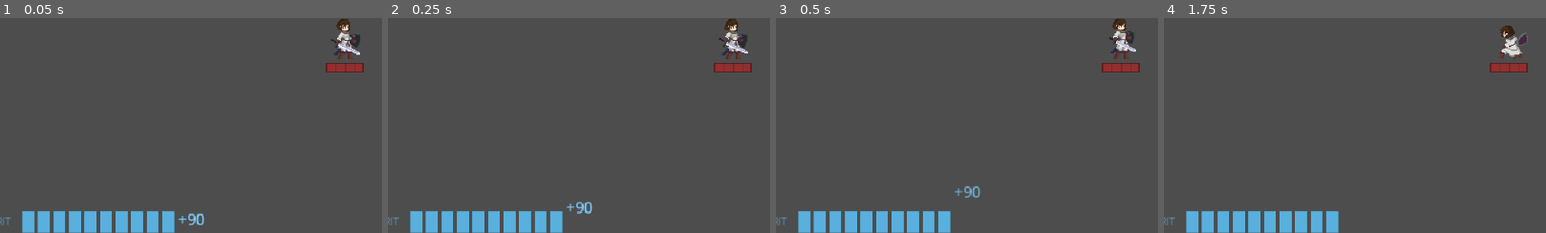
Above: before the commit, frames 1-4 (left to right).
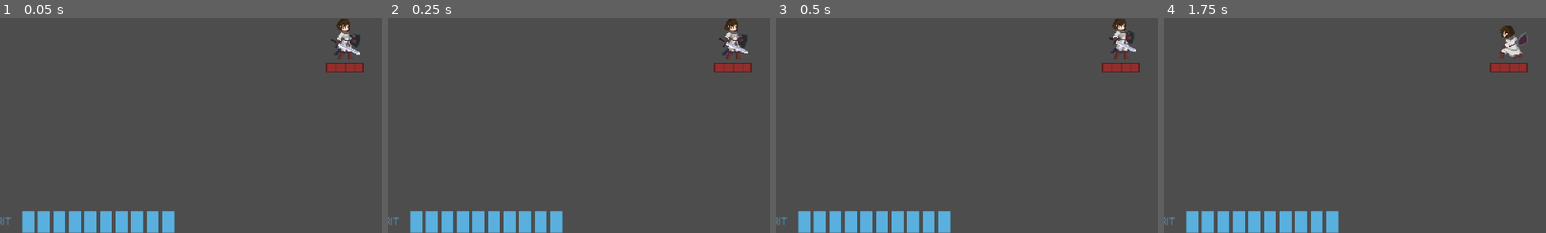
Above: after the commit, the same moments.

Repository: seancl8611/oathbound
Game: Godot game, scene res://Player/aspect_player.tscn
Two runs of this game, one before a commit and one after it. Both use one fixed random seed, a clock stepped at 60 frames per second and the inputs below. This scene is started directly instead of the project's main scene. Sound files missing from this copy of the repository are replaced by a short silence.
Inputs (mouse positions are % of the whole screen's width and height, from its top left):
- Up to frame 1 (0.05 s): no input
- Up to frame 2 (0.25 s): no input
- Up to frame 3 (0.5 s): no input
- Up to frame 4 (1.75 s): move the mouse to (72, 45) at 0.52 s; press the mouse at (72, 45) at 0.53 s; hold D (right) 0.53-1.28 s; tap F (prosthetic) at 0.8, 1.35 s; move the mouse to (30, 55) at 1.27 s; release the mouse at (30, 55) at 1.28 s; hold S (down) from 1.28 s (still down); click (30, 55) at 1.55 s
The pictures show only the part of the screen within x 5-55%, y 45-95%; the shares and areas given below are measured in that part.

The runs differ from the first frame. In frame 1, 0.2% of the frame differs, in the area x 46-54%, y 90-97%; in frame 2, 0.2%, in the area x 46-54%, y 85-92%; in frame 3, 0.2%; in frame 4, nothing differs.

Commit message:
Install current Prosthetic executor on canonical Player

Diff:
--- a/game/oathbound/Player/OathboundCombatPlayer.gd
+++ b/game/oathbound/Player/OathboundCombatPlayer.gd
@@ -5,13 +5,46 @@
 ## of preserving the last movement vector while Akio stands still and blocks.
 ## Hushiro's explicit posture-break runtime marker is also accepted as a Deathblow
 ## target so imported family-specific readiness methods cannot hide a valid break.
+## This layer also installs the current Prosthetic executor before the inherited Player
+## child nodes reach _ready(), keeping legacy scene structure while giving the live run
+## one explicit Prosthetic combat authority.
 
 const DEFENSIVE_AIM_MIN_DISTANCE: float = 6.0
+const CURRENT_PROSTHETIC_EXECUTOR_SCRIPT: Script = preload("res://Core/Prosthetics/OathboundProstheticExecutor.gd")
+const EXPECTED_PROSTHETIC_EXECUTOR_SCRIPT: String = "res://Core/Prosthetics/OathboundProstheticExecutor.gd"
+
+
+func _enter_tree() -> void:
+	var executor_node: Node = get_node_or_null("ProstheticExecutor")
+	if executor_node == null:
+		push_error("[OathboundCombatPlayer] ProstheticExecutor child missing before ready")
+		return
+	executor_node.set_script(CURRENT_PROSTHETIC_EXECUTOR_SCRIPT)
 
 
 func _ready() -> void:
 	super._ready()
-	print("[OathboundCombatPlayer] v1.1 - canonical Aspect Player + defensive aim/deathblow bridge")
+	_assert_prosthetic_runtime()
+	print("[OathboundCombatPlayer] v1.2 - canonical Aspect Player + defense/deathblow/Prosthetic bridge")
+
+
+func _assert_prosthetic_runtime() -> void:
+	if prosthetic_executor == null:
+		push_error("[OathboundCombatPlayer] Current Prosthetic executor missing")
+		return
+	var script_path: String = ""
+	var script_value: Variant = prosthetic_executor.get_script()
+	if script_value is Script:
+		script_path = (script_value as Script).resource_path
+	print("[OathboundCombatPlayer] prosthetic_executor script=%s" % script_path)
+	if script_path != EXPECTED_PROSTHETIC_EXECUTOR_SCRIPT:
+		push_error("[OathboundCombatPlayer] Wrong Prosthetic executor script: %s" % script_path)
+	if typeof(CombatTelemetry) == TYPE_OBJECT and CombatTelemetry.is_capturing():
+		CombatTelemetry.record_event("prosthetic_executor_assigned", {
+			"script": script_path,
+			"expected": EXPECTED_PROSTHETIC_EXECUTOR_SCRIPT,
+			"matches_expected": script_path == EXPECTED_PROSTHETIC_EXECUTOR_SCRIPT,
+		})
 
 
 func _start_parry(window_s: float) -> void:
@@ -29,6 +62,31 @@
 func _state_blocking(delta: float) -> void:
 	_update_defensive_facing()
 	super._state_blocking(delta)
+
+
+func _on_hurt(dmg: int, dmg_type: String, attacker: Node = null) -> void:
+	if prosthetic_executor != null and prosthetic_executor.has_method("try_umbrella_absorb"):
+		if bool(prosthetic_executor.call("try_umbrella_absorb", dmg, dmg_type, attacker)):
+			apply_hitstop(HITSTOP_BLOCKED)
+			_shake_camera(SHAKE_BLOCKED, HITSTOP_BLOCKED)
+			_flash_player(Color(0.55, 0.72, 1.0), 0.08)
+			return
+	super._on_hurt(dmg, dmg_type, attacker)
+
+
+func get_defensive_facing() -> Vector2:
+	return _facing_dir.normalized() if _facing_dir.length() > 0.01 else Vector2.RIGHT
+
+
+func apply_umbrella_posture(amount: float) -> void:
+	if amount <= 0.0:
+		return
+	var now: float = Time.get_ticks_msec() * 0.001
+	stagger = clampf(stagger + amount, 0.0, stagger_max)
+	_stagger_suppress_until = now + 0.4
+	_update_stagger_ui()
+	if stagger >= stagger_max - 0.001:
+		_posture_break()
 
 
 func _get_deathblow_target() -> Node:
